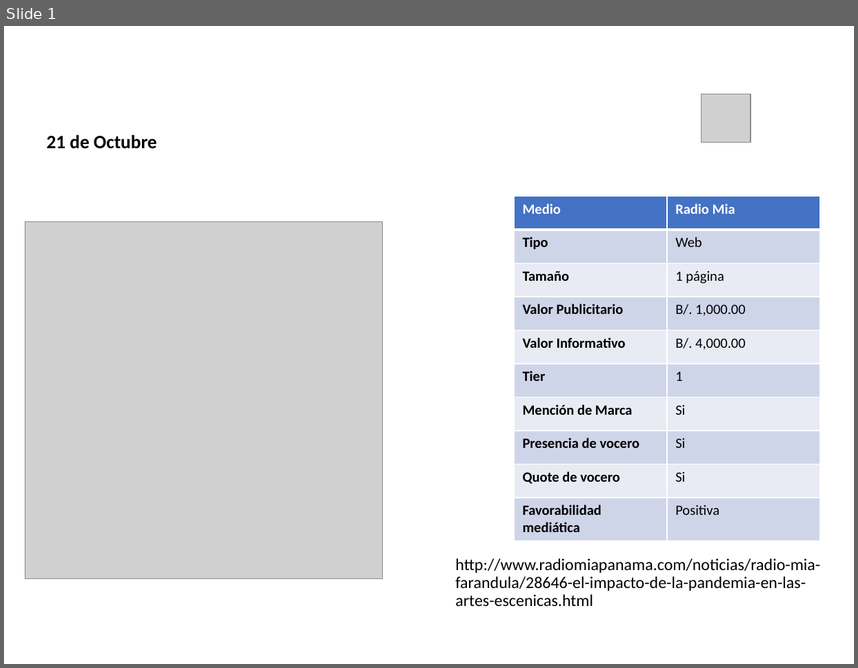
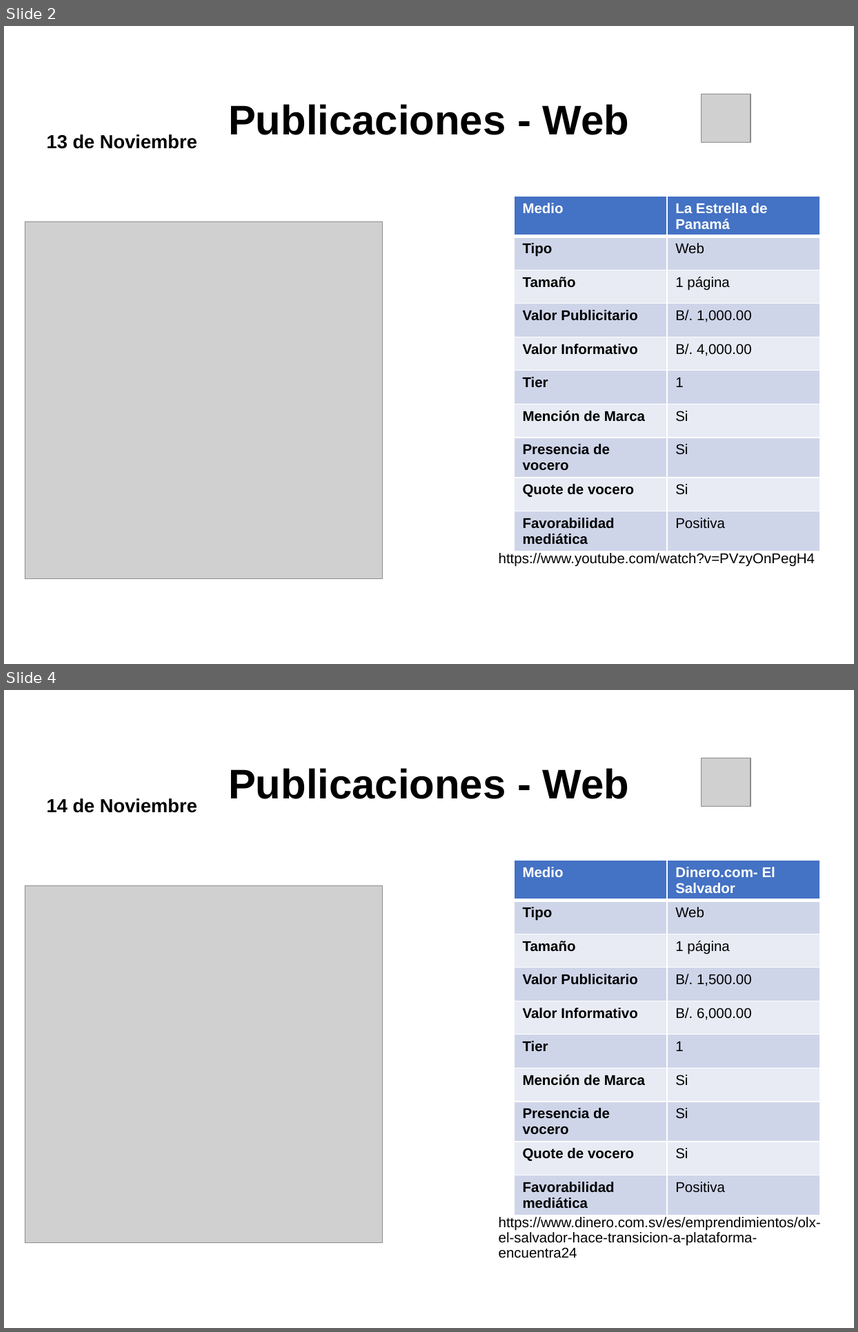
Before and after one commit to dgarci23/Report-Generator, a slide deck: Presentacion Terminada.pptx. Shown one above the other, each under a label of ours: slide 1 before the commit, slides 2 and 4 after it; the slides between them are not shown. The pictures are 858x668 and 858x1332 pixels, drawn with LibreOffice and Linux fonts; fonts in the diff are those of the drawing; grey boxes stand for pictures; background and template pictures are left out. Boxes give left, top, right and bottom in pixels: in the first picture for what was removed or moved away, otherwise in the second. Text is boxed around its words. In the diff, an @@ line names an element or a change of style, - is before the commit and + after.

```diff
--- a/Presentacion Terminada.pptx
+++ b/Presentacion Terminada.pptx
@@ slide 4 added at (4, 690, 854, 1328), background picture (left out) @@
@@ title added at (228, 768, 629, 799), 35 pt, text #000000, bold @@
+Publicaciones - Web
@@ picture added at (701, 758, 751, 807) @@
@@ text added at (47, 798, 197, 813), 16 pt, text #000000, bold @@
+14 de Noviembre
@@ table added at (514, 860, 820, 1211), 10 rows, 2 columns @@
+Medio | Dinero.com- El Salvador
+Tipo | Web
+Tamaño | 1 página
+Valor Publicitario | B/. 1,500.00
+Valor Informativo | B/. 6,000.00
+Tier | 1
+Mención de Marca | Si
+Presencia de vocero | Si
+Quote de vocero | Si
+Favorabilidad mediática | Positiva
@@ picture added at (25, 885, 382, 1243) @@
@@ text added at (499, 1216, 821, 1258), 12 pt, text #000000 @@
+https://www.dinero.com.sv/es/emprendimientos/olx-el-salvador-hace-transicion-a-plataforma-encuentra24
@@ what was slide 1 is now slide 2 @@
@@ slide 2 changed as well @@
@@ title "Publicaciones - Web": place and size @@
-title "Publicaciones - Web" at (125, 27, 682, 96)
+title "Publicaciones - Web" at (228, 104, 629, 135)
@@ title "Publicaciones - Web" at (228, 104, 629, 135): font Calibri to Arial, text colour #FFFFFF to #000000 @@
@@ text at (47, 134, 197, 149): text changed; font Calibri to Arial @@
-21 de Octubre
+13 de Noviembre
@@ table at (514, 196, 820, 547) @@
-row 1, column 2: Radio Mia
+row 1, column 2: La Estrella de Panamá
@@ font Calibri to Arial @@
@@ text at (499, 552, 815, 566): text changed; size 14 to 12 pt; font Calibri to Arial @@
-http://www.radiomiapanama.com/noticias/radio-mia-farandula/28646-el-impacto-de-la-pandemia-en-las-artes-escenicas.html
+https://www.youtube.com/watch?v=PVzyOnPegH4
```
Also in this commit, not shown: 2 other slides changed, 33 other slides added.
